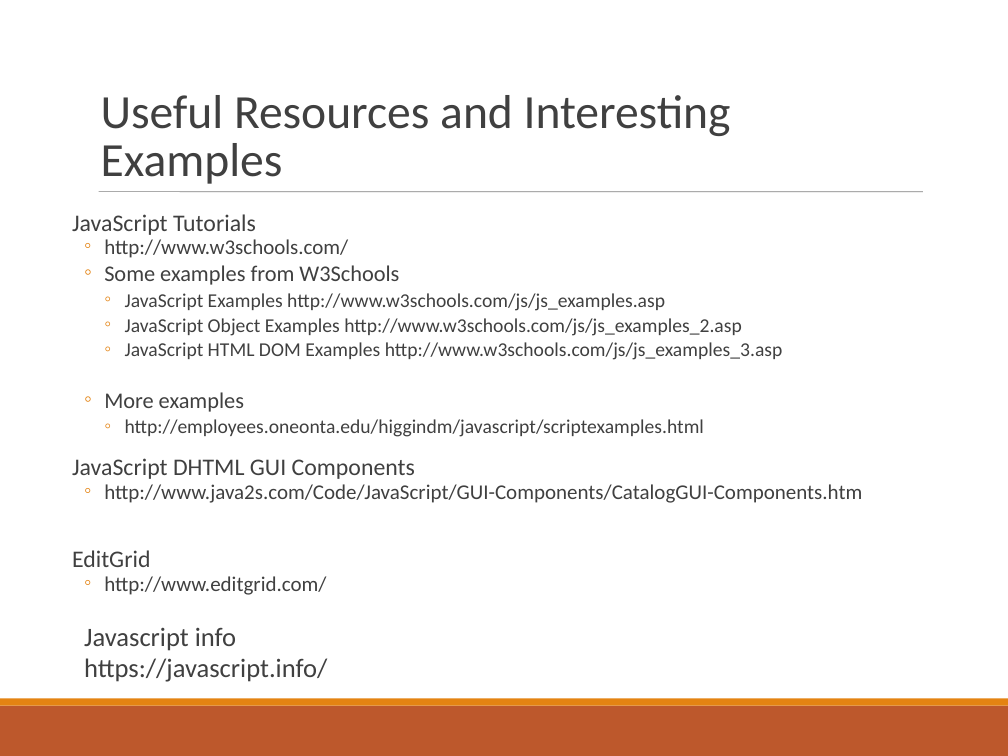
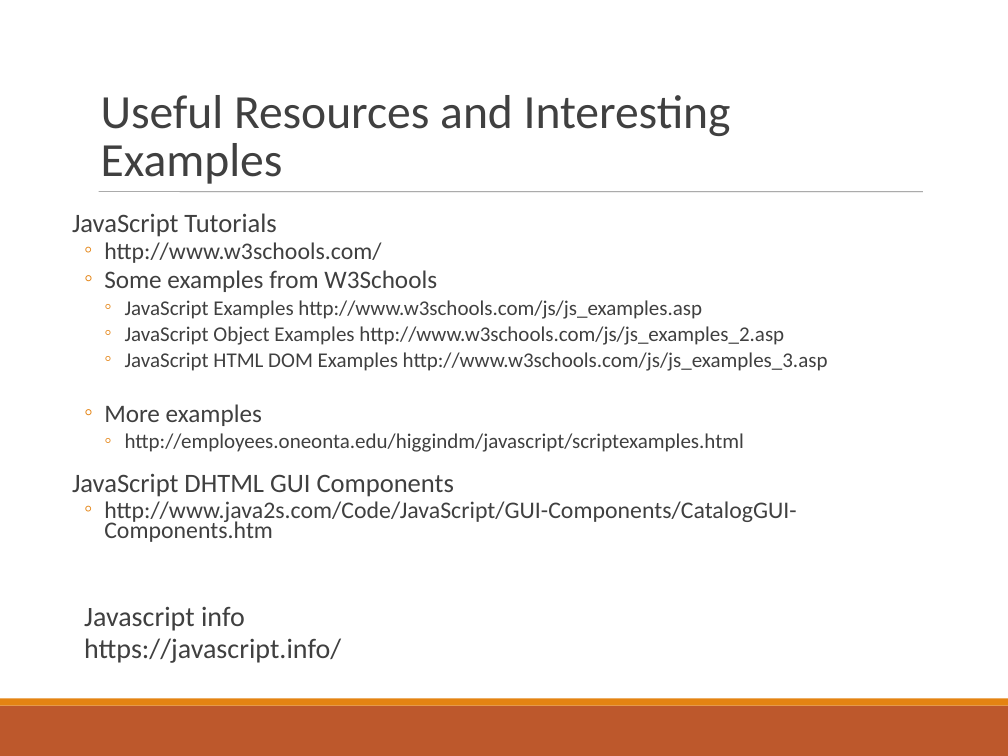
Before and after one commit to ppawar/ppawar.github.io, a slide deck: slide 2 of CSE216-S19/slides/PPT/Javascript-216.ppt. Drawn at 1008x756 pixels with LibreOffice and Linux fonts; fonts in the diff are those of the drawing. Boxes give left, top, right and bottom in pixels: in the first picture for what was removed or moved away, otherwise in the second. Text is boxed around its words. In the diff, an @@ line names an element or a change of style, - is before the commit and + after.

```diff
--- a/CSE216-S19/slides/PPT/Javascript-216.ppt
+++ b/CSE216-S19/slides/PPT/Javascript-216.ppt
@@ text "JavaScript Tutorials" at [72, 213, 828, 663]: size 17 to 19 pt in "JavaScript Tutorials", "JavaScript DHTML GUI Components"; size 15 to 17 pt in "http://www.w3schools.com/", "http://www.java2s.com/Code/JavaScript/GUI-Components/Catalog ..."; size 16 to 18 pt in "Some examples from W3Schools", "More examples"; size 14 to 15 pt in "JavaScript Examples http://www.w3schools.com/js/js_examples. ...", "JavaScript Object Examples http://www.w3schools.com/js/js_ex ...", "JavaScript HTML DOM Examples http://www.w3schools.com/js/js_ ...", "http://employees.oneonta.edu/higgindm/javascript/scriptexamp ..."; size 19 to 20 pt in "Javascript info", "https://javascript.info/" @@
@@ text at [72, 550, 326, 595]: paragraphs removed @@
-  EditGrid
-  ◦ http://www.editgrid.com/
```
Also in this commit, not shown: 5 other files.
